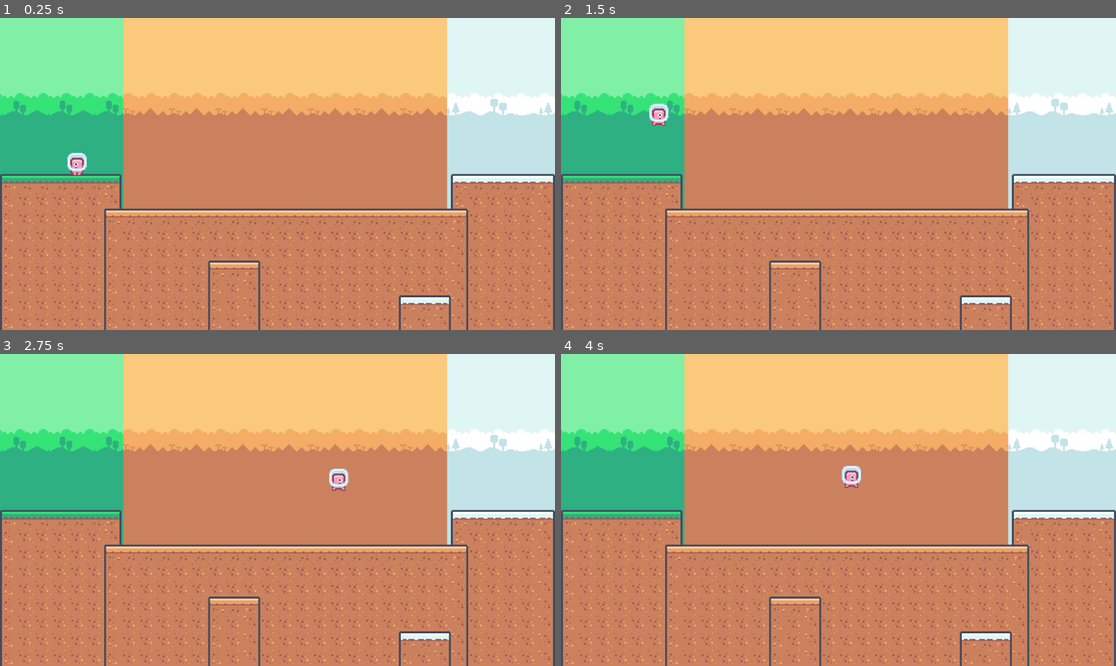
Above: before the commit, frames 1-4 (two rows, left to right).
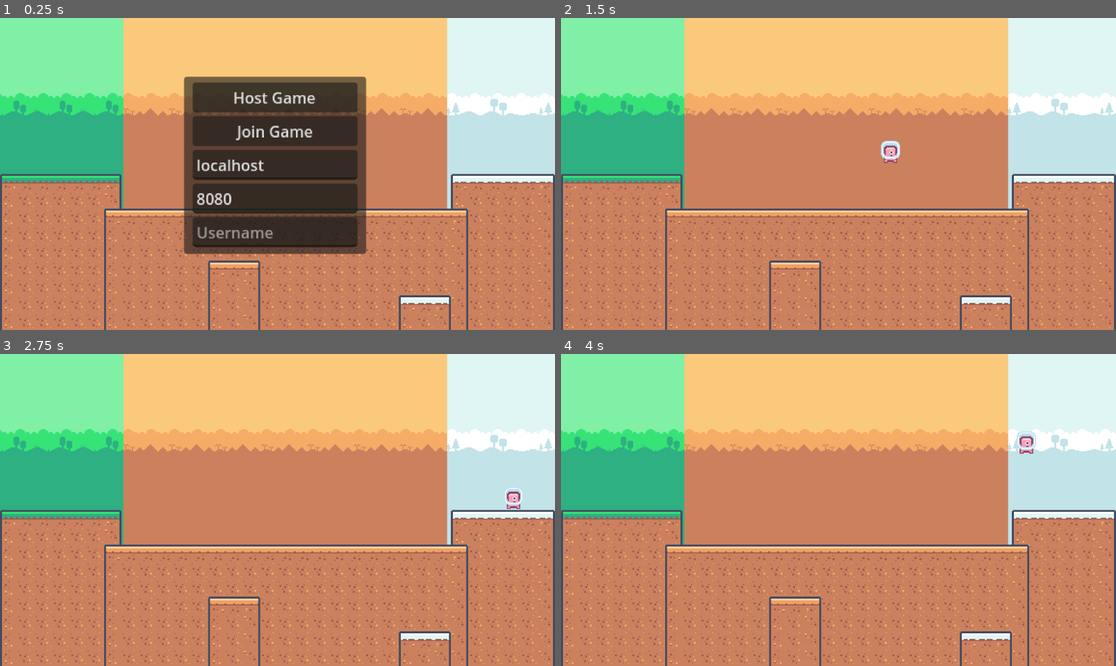
Above: after the commit, the same moments.

Repository: AyaPK/godot_multiplayer_practice
Game: Godot game, scene res://scenes/main.tscn
Two runs of this game, one before a commit and one after it. Both use one fixed random seed, a clock stepped at 60 frames per second and the inputs below.
Inputs (mouse positions are in pixels of both pictures, inside the frame that each line leads up to):
- Up to frame 1 (0.25 s): no input
- Up to frame 2 (1.5 s): click (838, 96) at 0.5 s, where only the run after the commit has a clickable "Host Game"; tap Enter (ui_accept) at 1.25 s; hold Right (ui_right) from 1.28 s (still down); hold Enter (ui_accept) from 1.28 s (still down)
- Up to frame 3 (2.75 s): keep holding Right (ui_right); release Enter (ui_accept) at 2.03 s; tap Enter (ui_accept) at 2.1, 2.27, 2.57 s
- Up to frame 4 (4 s): release Right (ui_right) at 2.78 s; hold Left (ui_left) 2.78-3.53 s; hold Enter (ui_accept) 2.78-3.53 s; hold Right (ui_right) from 3.53 s (still down); tap Enter (ui_accept) at 3.6, 3.77 s

The runs differ from the first frame. In frame 1, 19% of the frame differs, in the area x 12-67%, y 18-76%; in frame 2, 0.4%; in frame 3, 0.4%; in frame 4, 0.4%.

Commit message:
Add basic multiplayer

Diff:
--- a/scenes/main.tscn
+++ b/scenes/main.tscn
@@ -1,9 +1,8 @@
-[gd_scene load_steps=9 format=4 uid="uid://bvrgv0fekbp6a"]
+[gd_scene load_steps=8 format=4 uid="uid://bvrgv0fekbp6a"]
 
 [ext_resource type="Texture2D" uid="uid://cyvdfkf7sjia0" path="res://sprites/tilemap_packed.png" id="1_1u0x0"]
 [ext_resource type="Texture2D" uid="uid://bd8fd3w68mxx5" path="res://sprites/tilemap-backgrounds_packed.png" id="1_ujydx"]
 [ext_resource type="Script" path="res://scripts/network_manager.gd" id="3_vn1jf"]
-[ext_resource type="PackedScene" uid="uid://bkknc1gkb0uwt" path="res://scenes/player.tscn" id="4_2xwao"]
 
 [sub_resource type="TileSetAtlasSource" id="TileSetAtlasSource_ndslg"]
 texture = ExtResource("1_ujydx")
@@ -292,7 +291,6 @@
 script = ExtResource("3_vn1jf")
 
 [node name="NetworkUIPanel" type="Panel" parent="Network"]
-visible = false
 z_index = 50
 offset_left = -97.0
 offset_top = -101.0
@@ -328,9 +326,11 @@
 layout_mode = 2
 placeholder_text = "Username"
 
-[node name="Player" parent="." instance=ExtResource("4_2xwao")]
-position = Vector2(-208, -28)
-collision_mask = 16
+[node name="MultiplayerSpawner" type="MultiplayerSpawner" parent="Network"]
+_spawnable_scenes = PackedStringArray("res://scenes/player.tscn")
+spawn_path = NodePath("../SpawnedPlayers")
+
+[node name="SpawnedPlayers" type="Node2D" parent="Network"]
 
 [connection signal="pressed" from="Network/NetworkUIPanel/VBoxContainer/StartServerButton" to="Network" method="start_host"]
 [connection signal="pressed" from="Network/NetworkUIPanel/VBoxContainer/JoinServerButton" to="Network" method="start_client"]
--- a/scenes/player.tscn
+++ b/scenes/player.tscn
@@ -1,10 +1,43 @@
-[gd_scene load_steps=9 format=3 uid="uid://bkknc1gkb0uwt"]
+[gd_scene load_steps=11 format=3 uid="uid://bkknc1gkb0uwt"]
 
 [ext_resource type="Texture2D" uid="uid://dshu6whv27nnr" path="res://sprites/tilemap-characters_packed.png" id="1_3by7b"]
 [ext_resource type="Script" path="res://scripts/player.gd" id="1_nw0qa"]
+[ext_resource type="Script" path="res://scripts/input_sync.gd" id="2_5o8cx"]
+
+[sub_resource type="SceneReplicationConfig" id="SceneReplicationConfig_iiq1h"]
+properties/0/path = NodePath(".:position")
+properties/0/spawn = true
+properties/0/replication_mode = 1
+properties/1/path = NodePath(".:player_name")
+properties/1/spawn = true
+properties/1/replication_mode = 1
+properties/2/path = NodePath("InputSync:move_input")
+properties/2/spawn = true
+properties/2/replication_mode = 1
+properties/3/path = NodePath("InputSync:jump_input")
+properties/3/spawn = true
+properties/3/replication_mode = 1
+properties/4/path = NodePath(".:player_id")
+properties/4/spawn = true
+properties/4/replication_mode = 1
 
 [sub_resource type="RectangleShape2D" id="RectangleShape2D_01skm"]
 size = Vector2(20, 21)
+
+[sub_resource type="Animation" id="Animation_gkx4u"]
+length = 0.001
+tracks/0/type = "value"
+tracks/0/imported = false
+tracks/0/enabled = true
+tracks/0/path = NodePath("Sprite2D:frame")
+tracks/0/interp = 1
+tracks/0/loop_wrap = true
+tracks/0/keys = {
+"times": PackedFloat32Array(0),
+"transitions": PackedFloat32Array(1),
+"update": 1,
+"values": [4]
+}
 
 [sub_resource type="Animation" id="Animation_pkmt4"]
 resource_name = "idle"
@@ -22,8 +55,10 @@
 "values": [4]
 }
 
-[sub_resource type="Animation" id="Animation_gkx4u"]
-length = 0.001
+[sub_resource type="Animation" id="Animation_ent8o"]
+resource_name = "jump"
+length = 0.2
+loop_mode = 2
 tracks/0/type = "value"
 tracks/0/imported = false
 tracks/0/enabled = true
@@ -34,7 +69,7 @@
 "times": PackedFloat32Array(0),
 "transitions": PackedFloat32Array(1),
 "update": 1,
-"values": [4]
+"values": [5]
 }
 
 [sub_resource type="Animation" id="Animation_bh27t"]
@@ -54,23 +89,6 @@
 "values": [4, 5]
 }
 
-[sub_resource type="Animation" id="Animation_ent8o"]
-resource_name = "jump"
-length = 0.2
-loop_mode = 2
-tracks/0/type = "value"
-tracks/0/imported = false
-tracks/0/enabled = true
-tracks/0/path = NodePath("Sprite2D:frame")
-tracks/0/interp = 1
-tracks/0/loop_wrap = true
-tracks/0/keys = {
-"times": PackedFloat32Array(0),
-"transitions": PackedFloat32Array(1),
-"update": 1,
-"values": [5]
-}
-
 [sub_resource type="AnimationLibrary" id="AnimationLibrary_u0hyw"]
 _data = {
 "RESET": SubResource("Animation_gkx4u"),
@@ -80,7 +98,15 @@
 }
 
 [node name="Player" type="CharacterBody2D"]
+collision_mask = 16
 script = ExtResource("1_nw0qa")
+
+[node name="PlayerSync" type="MultiplayerSynchronizer" parent="."]
+replication_config = SubResource("SceneReplicationConfig_iiq1h")
+
+[node name="InputSync" type="MultiplayerSynchronizer" parent="."]
+replication_config = SubResource("SceneReplicationConfig_iiq1h")
+script = ExtResource("2_5o8cx")
 
 [node name="Sprite2D" type="Sprite2D" parent="."]
 texture = ExtResource("1_3by7b")
--- /dev/null
+++ b/scripts/input_sync.gd
@@ -0,0 +1,13 @@
+class_name InputSync extends MultiplayerSynchronizer
+
+@export var move_input: float
+@export var jump_input: bool
+
+func _ready() -> void:
+	#if get_multiplayer_authority() != multiplayer.get_unique_id():
+		#set_physics_process(false)
+	pass
+
+func _physics_process(delta: float) -> void:
+	move_input = Input.get_axis("ui_left", "ui_right")
+	jump_input = Input.is_action_pressed("ui_accept")
--- a/scripts/network_manager.gd
+++ b/scripts/network_manager.gd
@@ -1,10 +1,15 @@
 extends Node
+
+const PLAYER = preload("res://scenes/player.tscn")
+const SPAWN_MIN_X: float = -230.0
+const SPAWN_MAX_X: float = 230.0
 
 const MAX_CONNECTIONS = 3
 @onready var ip: LineEdit = $NetworkUIPanel/VBoxContainer/IP
 @onready var port: LineEdit = $NetworkUIPanel/VBoxContainer/Port
 @onready var username: LineEdit = $NetworkUIPanel/VBoxContainer/Username
 @onready var network_ui_panel: Panel = $NetworkUIPanel
+@onready var spawned_players: Node2D = $SpawnedPlayers
 
 var local_username: String
 
@@ -17,6 +22,7 @@
 	multiplayer.multiplayer_peer = peer
 	multiplayer.peer_connected.connect(_player_connected)
 	multiplayer.peer_disconnected.connect(_player_disconnected)
+	_player_connected(multiplayer.get_unique_id())
 
 	_hide_network_ui()
 
@@ -28,14 +34,23 @@
 	multiplayer.connection_failed.connect(_connection_failed)
 	multiplayer.server_disconnected.connect(_server_disconnected)
 
+
 func _on_username_change(updated_username: String) -> void:
 	local_username = updated_username
 
 func _player_connected(player_id: int) -> void:
 	print("Player has joined the server with id %s" % player_id)
+	var player: PlayerCharacter = PLAYER.instantiate()
+	player.position = Vector2(randf_range(SPAWN_MIN_X, SPAWN_MAX_X), -20)
+	player.name = str(player_id)
+	player.player_id = player_id
+	spawned_players.add_child(player, true)
 
 func _player_disconnected(player_id: int) -> void:
 	print("Player %s has left the game" % player_id)
+	if not spawned_players.has_node(str(player_id)):
+		return
+	spawned_players.get_node(str(player_id)).queue_free()
 
 func _connected_to_server() -> void:
 	print("Connected to server")
@@ -46,7 +61,6 @@
 
 func _server_disconnected() -> void:
 	print("Disconnected from server")
-	_show_network_ui()
 
 func _hide_network_ui() -> void:
 	network_ui_panel.hide()
--- a/scripts/player.gd
+++ b/scripts/player.gd
@@ -1,37 +1,38 @@
-extends CharacterBody2D
+class_name PlayerCharacter extends CharacterBody2D
 
 @export var speed : float = 200.0
 @export var jump_force : float = 300.0
 @export var gravity : float = 800.0
 @export var friction : float = 1500.0
 @export var acceleration : float = 1000.0
+@export var player_name : String
+@export var player_id: int = 1:
+	set(id):
+		player_id = id
+		$InputSync.set_multiplayer_authority(id)
 
 @onready var animation_player = $AnimationPlayer
 @onready var sprite = $Sprite2D
+@onready var input: InputSync = $InputSync
 
 func _physics_process(delta):
-	if not is_on_floor():
-		velocity.y += gravity * delta
+	if multiplayer.is_server():
+		if not is_on_floor():
+			velocity.y += gravity * delta
+		var direction = input.move_input
+		if direction != 0:
+			velocity.x = move_toward(velocity.x, direction * speed, acceleration * delta)
+			sprite.flip_h = direction > 0
+		else:
+			velocity.x = move_toward(velocity.x, 0, friction * delta)
+		if input.jump_input and is_on_floor():
+			velocity.y = -jump_force
+		move_and_slide()
 
-	var direction = Input.get_axis("ui_left", "ui_right")
-
-	if direction != 0:
-		velocity.x = move_toward(velocity.x, direction * speed, acceleration * delta)
-
-		sprite.flip_h = direction > 0
-
-	else:
-		velocity.x = move_toward(velocity.x, 0, friction * delta)
-
-	if Input.is_action_just_pressed("ui_accept") and is_on_floor():
-		velocity.y = -jump_force
-
-	move_and_slide()
-
-	if is_on_floor():
-		if direction != 0:
-			animation_player.play("walk")
-		else:
-			animation_player.play("idle")
-	elif velocity.y < 0:
-		animation_player.play("jump")
+		if is_on_floor():
+			if direction != 0:
+				animation_player.play("walk")
+			else:
+				animation_player.play("idle")
+		elif velocity.y < 0:
+			animation_player.play("jump")
